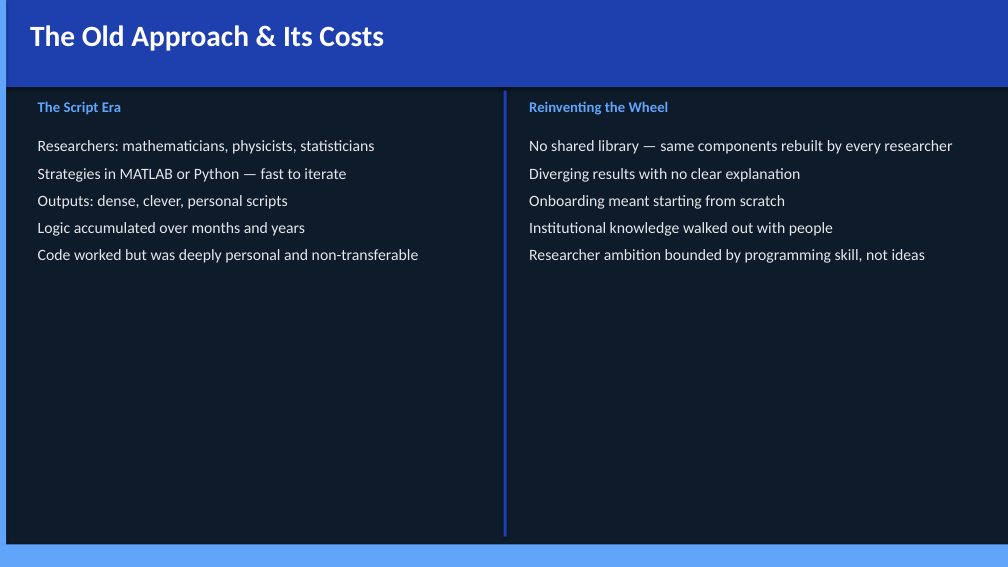
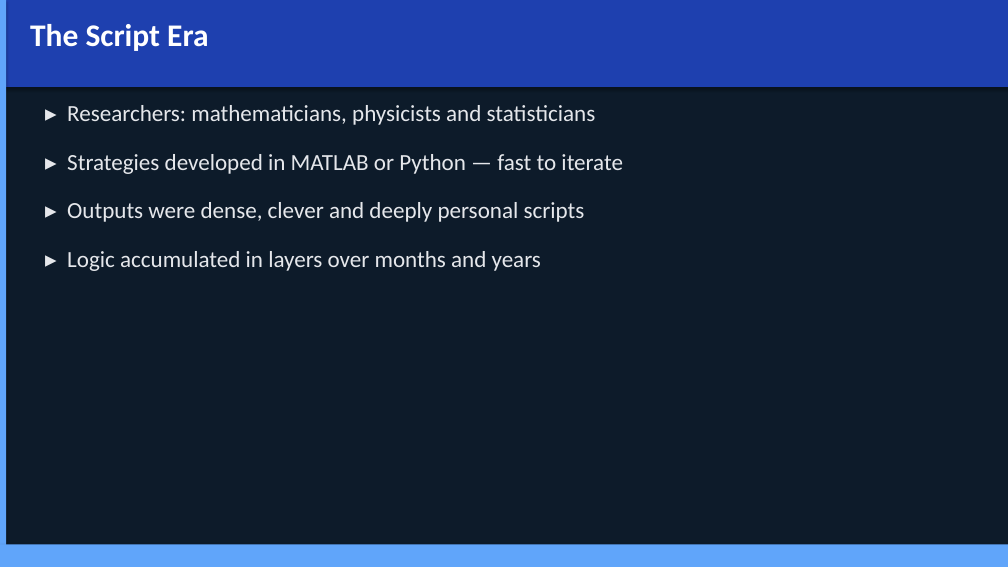
Before and after one commit to Jebel-Quant/platform, a slide deck: slide 5 of vision.pptx (slide 4 before the commit). Drawn at 1008x567 pixels with LibreOffice and Linux fonts; fonts in the diff are those of the drawing. Boxes give left, top, right and bottom in pixels: in the first picture for what was removed or moved away, otherwise in the second. Text is boxed around its words. In the diff, an @@ line names an element or a change of style, - is before the commit and + after.

```diff
--- a/vision.pptx
+++ b/vision.pptx
@@ text "The Script Era": place and size @@
-text "The Script Era" at box(38, 101, 121, 115)
+text "The Script Era" at box(30, 24, 208, 51)
@@ text "The Script Era" at box(30, 24, 208, 51): size 14 to 30 pt, text colour #60A5FA to #FFFFFF @@
@@ text removed at box(30, 25, 384, 51) @@
-The Old Approach & Its Costs
@@ text at box(67, 105, 623, 271): text changed; size 15 to 22 pt @@
-Researchers: mathematicians, physicists, statisticians
-Strategies in MATLAB or Python — fast to iterate
-Outputs: dense, clever, personal scripts
-Logic accumulated over months and years
-Code worked but was deeply personal and non-transferable
+▸ Researchers: mathematicians, physicists and statisticians
+▸ Strategies developed in MATLAB or Python — fast to iterate
+▸ Outputs were dense, clever and deeply personal scripts
+▸ Logic accumulated in layers over months and years
@@ rectangle removed at box(504, 91, 507, 537) @@
@@ text removed at box(529, 101, 669, 115) @@
-Reinventing the Wheel
@@ text removed at box(529, 140, 952, 263) @@
-No shared library — same components rebuilt by every researcher
-Diverging results with no clear explanation
-Onboarding meant starting from scratch
-Institutional knowledge walked out with people
-Researcher ambition bounded by programming skill, not ideas
```
Also in this commit, not shown: 18 other slides changed, 19 slides added, 1 other file.
